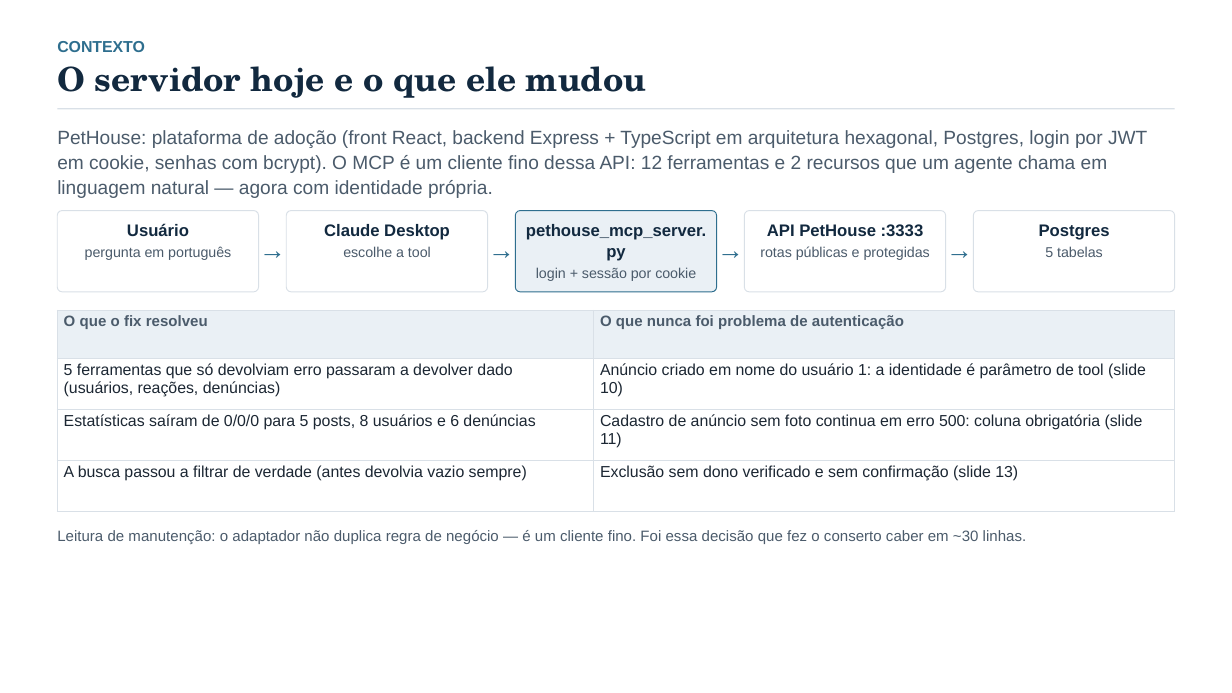
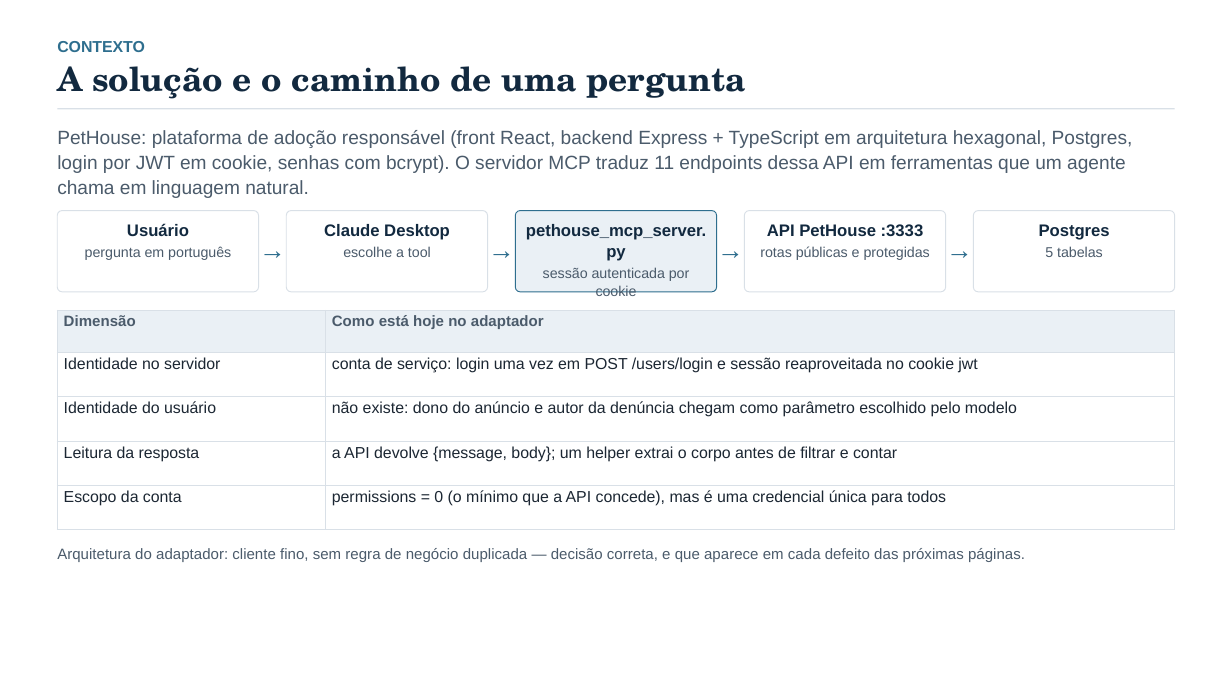
Before and after one commit to edu-correia/project-mcp-pet-adoption, a slide deck: slide 3 of docs/apresentacao-analise-pethouse-mcp.pptx. Drawn at 1232x693 pixels with LibreOffice and Linux fonts; fonts in the diff are those of the drawing. Boxes give left, top, right and bottom in pixels: in the first picture for what was removed or moved away, otherwise in the second. Text is boxed around its words. In the diff, an @@ line names an element or a change of style, - is before the commit and + after.

Commit message:
docs: apresenta a analise da solucao no estado atual (15 slides, sem antes/depois)
- deck reescrito: numeros e tese, arquitetura da ponte, inventario das 12 tools,
  metodo de verificacao, casos de uso, demo, tres insucessos e seguranca
- removidas as referencias a correcao/versao anterior: o material descreve o
  sistema como ele e (publico nao tem contexto de mudanca)
- roteiro de falas refeito para 4 pessoas sobre os 15 slides

```diff
--- a/docs/apresentacao-analise-pethouse-mcp.pptx
+++ b/docs/apresentacao-analise-pethouse-mcp.pptx
@@ text at [57,66,746,99]: text changed @@
-O servidor hoje e o que ele mudou
+A solução e o caminho de uma pergunta
@@ text at [57,130,1133,198]: text changed @@
-PetHouse: plataforma de adoção (front React, backend Express + TypeScript em arquitetura hexagonal, Postgres, login por JWT em cookie, senhas com bcrypt). O MCP é um cliente fino dessa API: 12 ferramentas e 2 recursos que um agente chama em linguagem natural — agora com identidade própria.
+PetHouse: plataforma de adoção responsável (front React, backend Express + TypeScript em arquitetura hexagonal, Postgres, login por JWT em cookie, senhas com bcrypt). O servidor MCP traduz 11 endpoints dessa API em ferramentas que um agente chama em linguagem natural.
@@ text at [543,267,690,296]: text changed @@
-login + sessão por cookie
+sessão autenticada por cookie
@@ table at [57,311,1175,531] @@
-row 1: O que o fix resolveu | O que nunca foi problema de autenticação
-row 2: 5 ferramentas que só devolviam erro passaram a devolver dado (usuários, reações, denúncias) | Anúncio criado em nome do usuário 1: a identidade é parâmetro de tool (slide 10)
-row 3: Estatísticas saíram de 0/0/0 para 5 posts, 8 usuários e 6 denúncias | Cadastro de anúncio sem foto continua em erro 500: coluna obrigatória (slide 11)
-row 4: A busca passou a filtrar de verdade (antes devolvia vazio sempre) | Exclusão sem dono verificado e sem confirmação (slide 13)
+row 1: Dimensão | Como está hoje no adaptador
+row 2: Identidade no servidor | conta de serviço: login uma vez em POST /users/login e sessão reaproveitada no cookie jwt
+row 3: Identidade do usuário | não existe: dono do anúncio e autor da denúncia chegam como parâmetro escolhido pelo modelo
+row 4: Leitura da resposta | a API devolve {message, body}; um helper extrai o corpo antes de filtrar e contar
+row 5: Escopo da conta | permissions = 0 (o mínimo que a API concede), mas é uma credencial única para todos
@@ text at [57,548,1025,562]: text changed @@
-Leitura de manutenção: o adaptador não duplica regra de negócio — é um cliente fino. Foi essa decisão que fez o conserto caber em ~30 linhas.
+Arquitetura do adaptador: cliente fino, sem regra de negócio duplicada — decisão correta, e que aparece em cada defeito das próximas páginas.
```
Also in this commit, not shown: 14 other slides changed, 1 slide removed, 4 other files.
